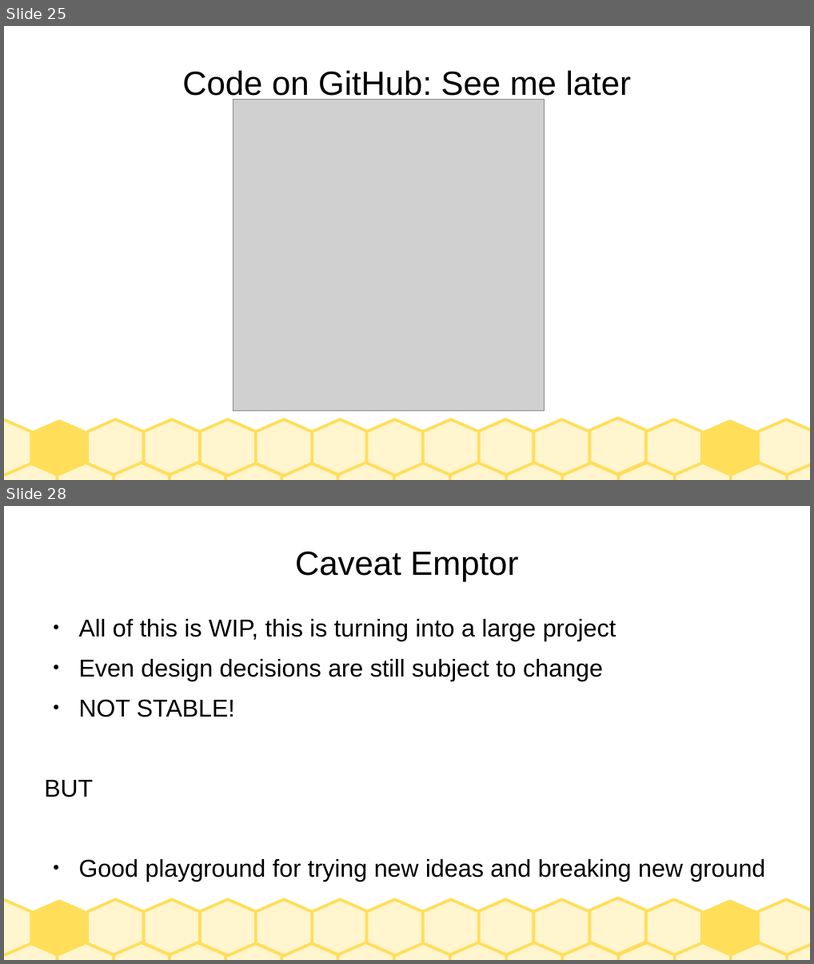
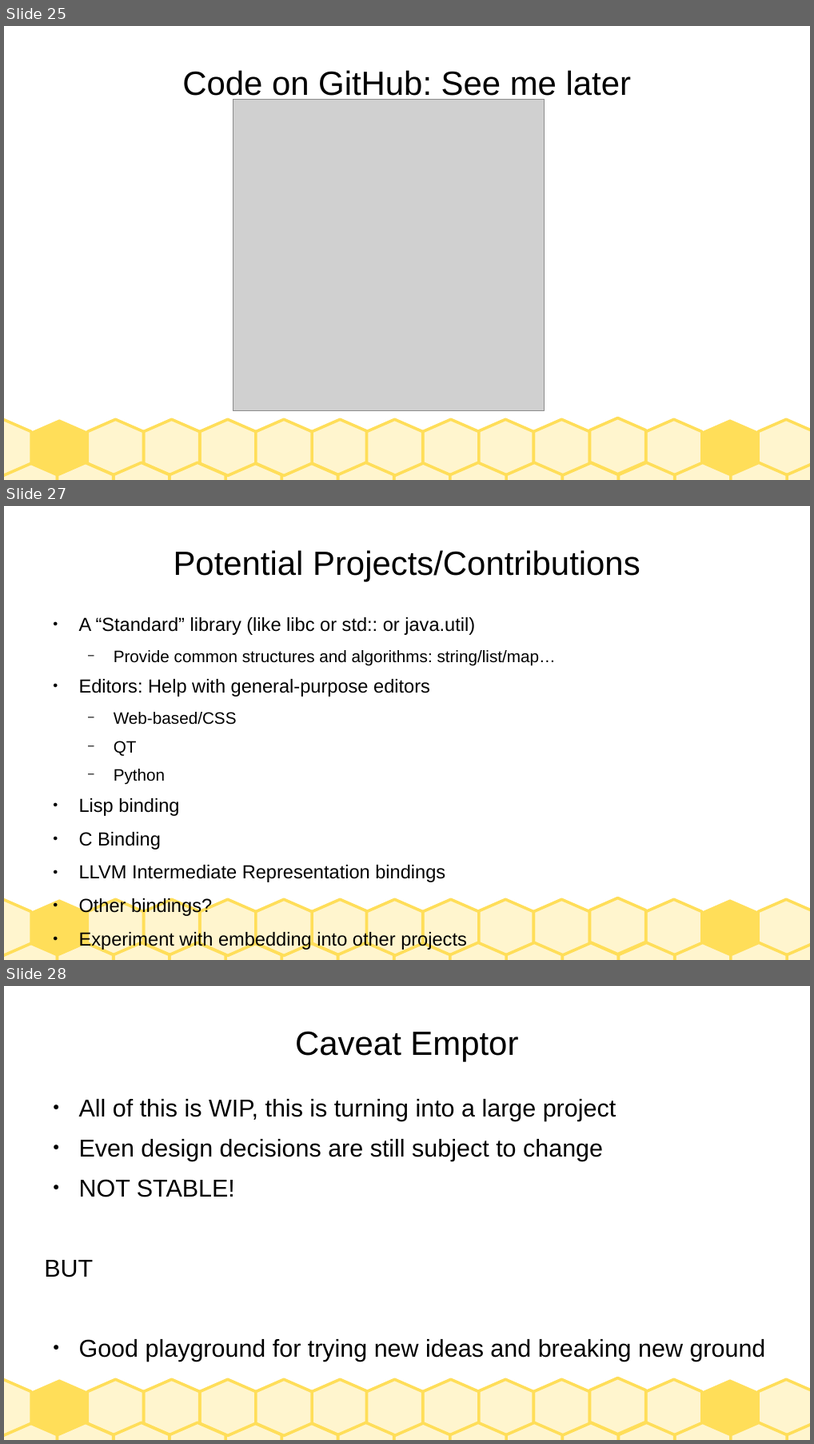
Before and after one commit to jarney/node--js, a slide deck: doc/NodesAJourney.odp. Shown one above the other, each under a label of ours: slides 25 and 28 before the commit, slides 25, 27 and 28 after it; the slides between them are not shown. The pictures are 814x964 and 814x1444 pixels, drawn with LibreOffice and Linux fonts; fonts in the diff are those of the drawing; grey boxes stand for pictures. Boxes give left, top, right and bottom in pixels: in the first picture for what was removed or moved away, otherwise in the second. Text is boxed around its words. In the diff, an @@ line names an element or a change of style, - is before the commit and + after.

```diff
--- a/doc/NodesAJourney.odp
+++ b/doc/NodesAJourney.odp
@@ slide 27 added at (x1=4, y1=506, x2=810, y2=960), background #FFFFFF; not listed: 30 template elements that a slide beside it also shows @@
@@ title added at (x1=174, y1=550, x2=641, y2=582), 33 pt, text #000000 @@
+Potential Projects/Contributions
@@ text added at (x1=79, y1=617, x2=556, y2=949), 18.6 pt, text #000000 @@
+● A “Standard” library (like libc or std:: or java.util)
+  − Provide common structures and algorithms: string/list/map…
+● Editors: Help with general-purpose editors
+  − Web-based/CSS
+  − QT
+  − Python
+● Lisp binding
+● C Binding
+● LLVM Intermediate Representation bindings
+● Other bindings?
+● Experiment with embedding into other projects
```
Also in this commit, not shown: 4 slides changed, 1 slide removed.
